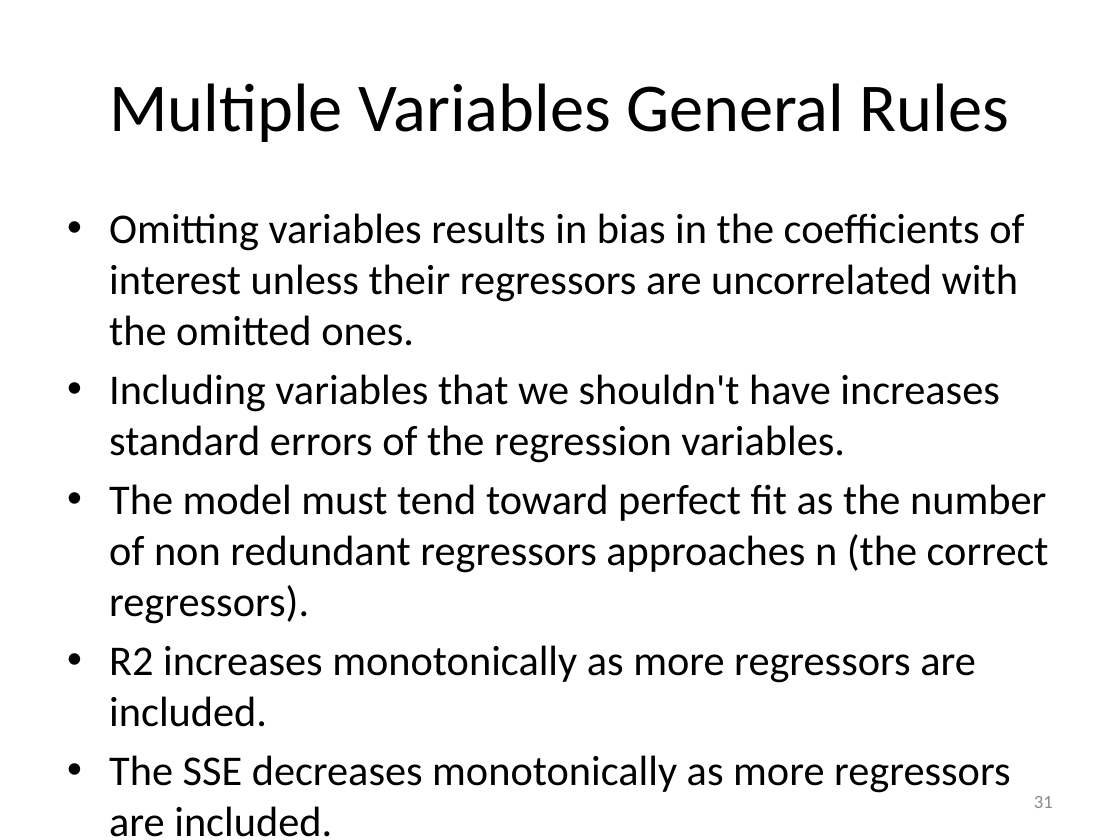
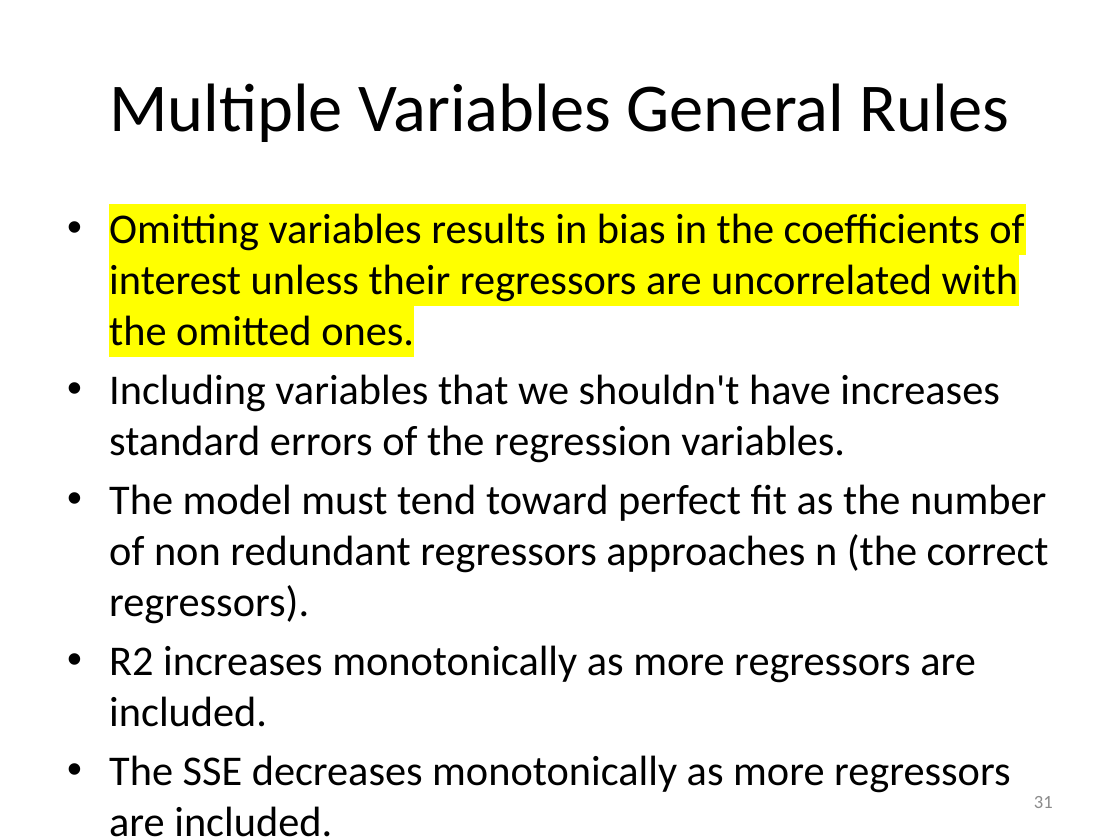
Before and after one commit to BasmaElhoseny01/Big-Data-Labs, a slide deck: slide 31 of Lab 5 - Predictive Analysis II/Linear Regression.pptx. Drawn at 1120x840 pixels with LibreOffice and Linux fonts; fonts in the diff are those of the drawing. Boxes give left, top, right and bottom in pixels: in the first picture for what was removed or moved away, otherwise in the second. Text is boxed around its words. In the diff, an @@ line names an element or a change of style, - is before the commit and + after.

```diff
--- a/Lab 5 - Predictive Analysis II/Linear Regression.pptx
+++ b/Lab 5 - Predictive Analysis II/Linear Regression.pptx
@@ text at box(109, 213, 1024, 346): highlight none to #FFFF00 in "Omitting variables results in bias in the ..." @@
```
Also in this commit, not shown: 13 other slides changed, 7 other files.
